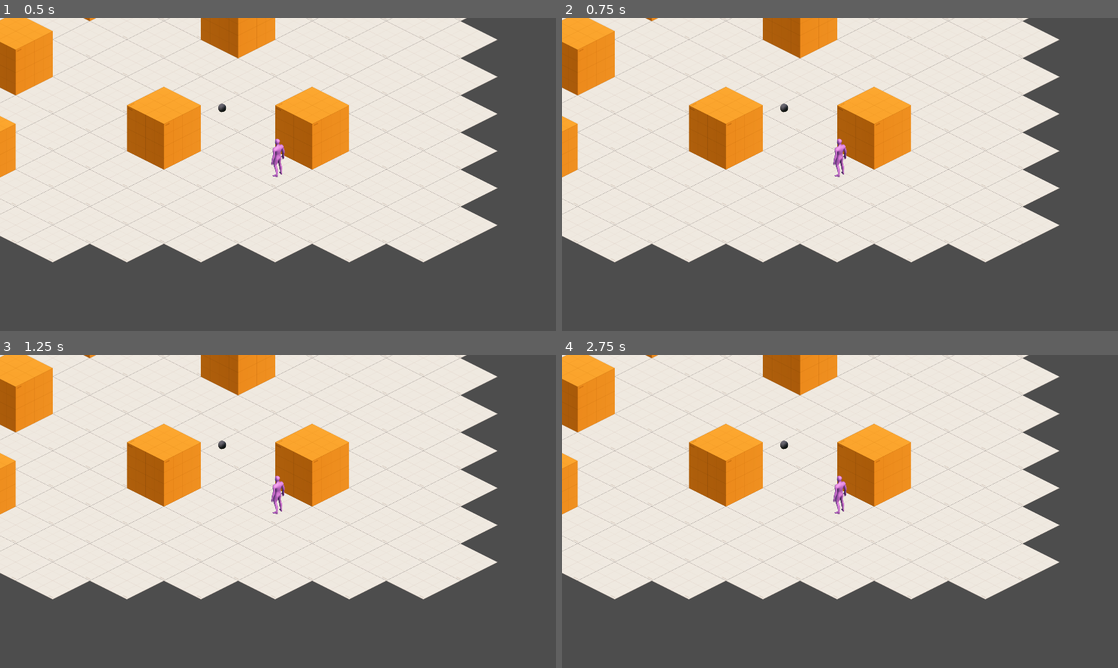
Above: before the commit, frames 1-4 (two rows, left to right).
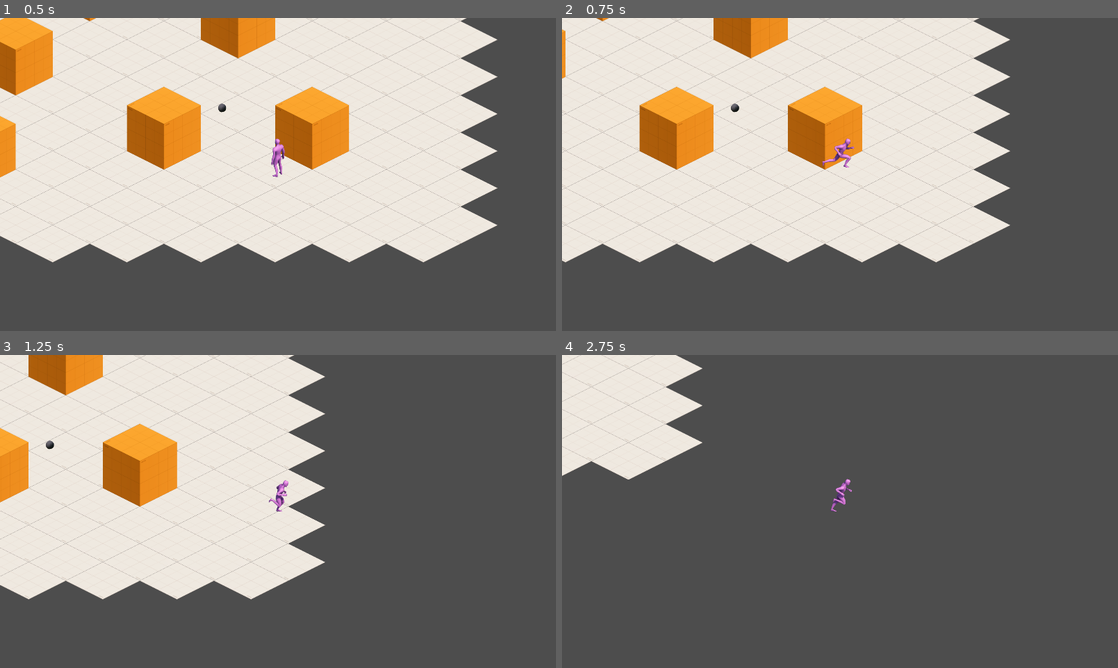
Above: after the commit, the same moments.

Repository: bradlycarpenter/Project-H-Phase-2
Game: Godot game, scene res://levels/test-levels/test-level-items/scene/test_level_items.tscn
The game is run twice, just before and just after one commit, with the same random seed, the same clock (stepped at 60 frames per second) and the same inputs. This scene is started directly instead of the project's main scene.
Inputs (mouse positions are in pixels of both pictures, inside the frame that each line leads up to):
- Up to frame 1 (0.5 s): no input
- Up to frame 2 (0.75 s): tap Enter at 0.5 s; move the mouse to (962, 158) at 0.52 s; hold D (p1_move_right) from 0.53 s (still down); click (962, 158) at 0.6 s
- Up to frame 3 (1.25 s): keep holding D (p1_move_right)
- Up to frame 4 (2.75 s): move the mouse to (728, 527) at 1.27 s; release D (p1_move_right) at 1.28 s; hold S (p1_move_down) 1.28-2.03 s; right-click (728, 527) at 1.35 s; move the mouse to (895, 442) at 2.02 s; hold D (p1_move_right) from 2.03 s (still down); tap E (p1_attack_special) at 2.1 s

Frame 1 is identical in both runs. In frame 2, 25% of the frame differs, in the area x 0-90%, y 0-79%; in frame 3, 35%; in frame 4, 59%.
Error before the commit: Parse Error: Variable "speed" has the same name as a previously declared variable. (res://actors/test-actors/player/test-player/src/test_character.gd:18)

Commit message:
Update test_character.gd

Diff:
--- a/actors/test-actors/player/test-player/src/test_character.gd
+++ b/actors/test-actors/player/test-player/src/test_character.gd
@@ -2,7 +2,6 @@
 
 @onready var animation_tree := $AnimationTree
 
-@export var speed := 200
 const y_vec_multiplier := 1.1
 const x_vec_multiplier := 1.7
 
